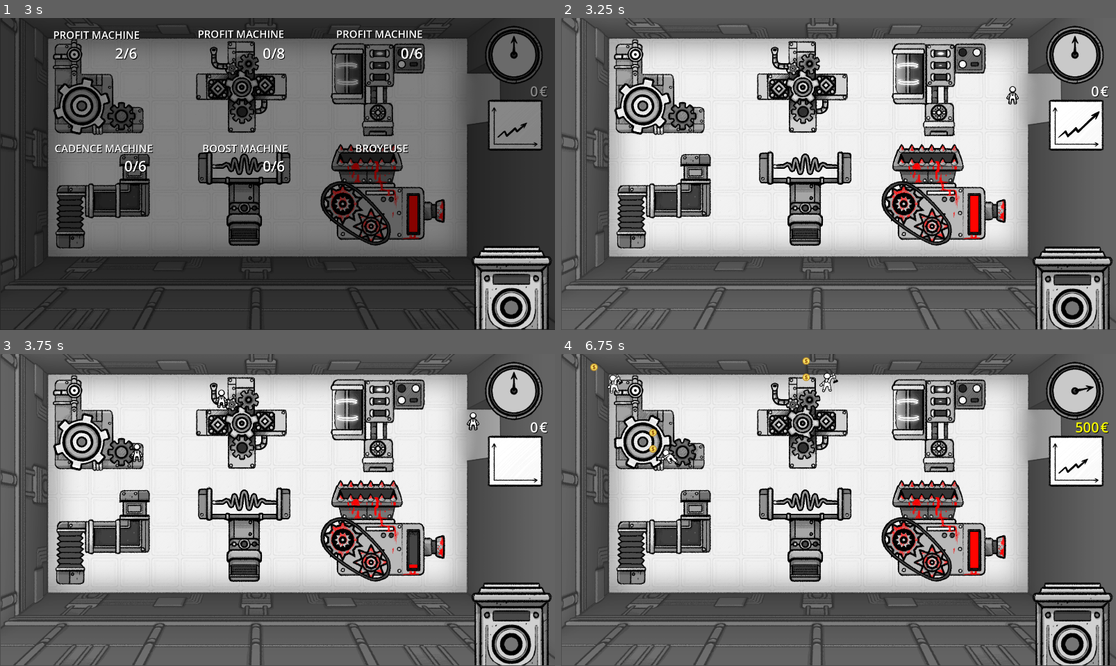
Above: before the commit, frames 1-4 (two rows, left to right).
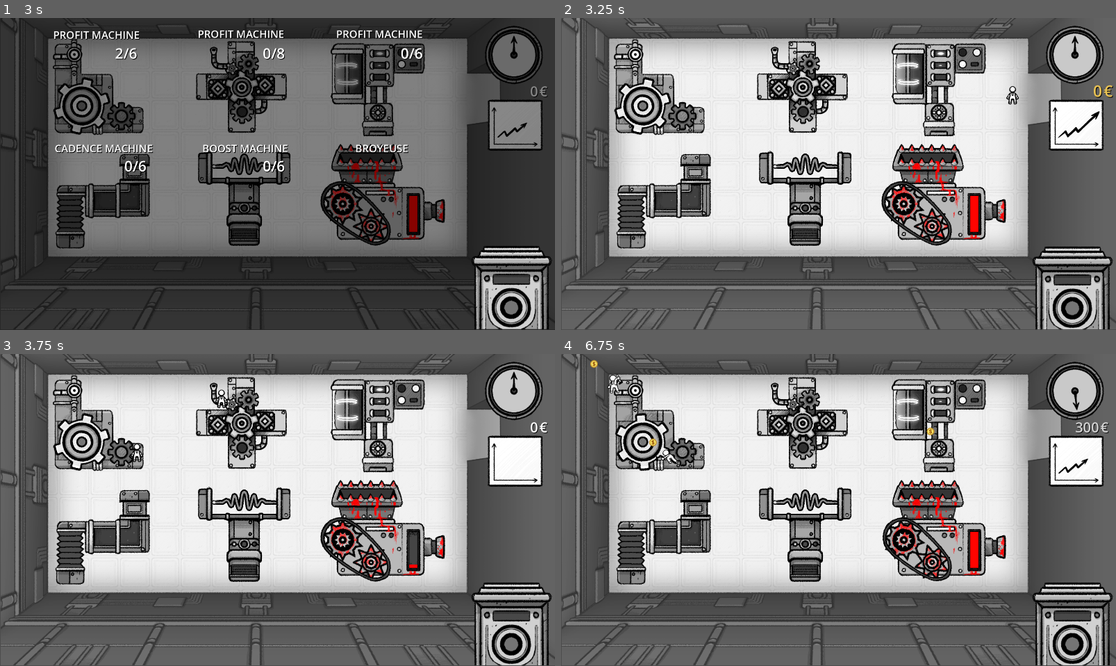
Above: after the commit, the same moments.

Repository: Aeropulu/LaHordeJam
Game: Godot game, scene res://scenes/usine.tscn
Two runs of this game, one before a commit and one after it. Both use one fixed random seed, a clock stepped at 60 frames per second and the inputs below. Sound files missing from this copy of the repository are replaced by a short silence.
Inputs (mouse positions are in pixels of both pictures, inside the frame that each line leads up to):
- Up to frame 1 (3 s): click "START" at 0.5 s; click "GO TO FACTORY" at 1.25 s; tap Enter (ui_accept) at 2 s; drag from (510, 286) to (99, 89) at 2.02 s; drag from (99, 89) to (510, 286) at 2.77 s
- Up to frame 2 (3.25 s): no input
- Up to frame 3 (3.75 s): move the mouse to (244, 425) at 3.52 s; press the mouse at (244, 425) at 3.53 s; hold Left (ui_left) from 3.53 s (still down)
- Up to frame 4 (6.75 s): release Left (ui_left) at 4.25 s; release the mouse at (805, 425) at 4.25 s; drag from (938, 428) to (805, 425) at 4.27 s; drag from (943, 531) to (938, 428) at 5.02 s; drag from (666, 538) to (938, 428) at 5.77 s; move the mouse to (805, 534) at 6.52 s; press the mouse at (805, 534) at 6.53 s; hold Right (ui_right) from 6.53 s (still down)

Frame 1 is identical in both runs. In frame 2, 0.1% of the frame differs, in the area x 95-100%, y 21-26%; in frame 3, less than 0.1%; in frame 4, 2.7%, in the area x 5-99%, y 0-74%.

Commit message:
broyeuse working

Diff:
--- a/scenes/test_map.tscn
+++ b/scenes/test_map.tscn
@@ -9,6 +9,7 @@
 [ext_resource type="Texture2D" uid="uid://cllt6xquowf7k" path="res://assets/sprites/machines/machineB/machineB_00004.png" id="6_rhb8y"]
 [ext_resource type="Texture2D" uid="uid://fbd5ly4hjdhj" path="res://assets/sprites/machines/machineB/machineB_00005.png" id="7_6lqyp"]
 [ext_resource type="PackedScene" uid="uid://c7sw7grkvasu" path="res://scenes/UI/machine_ui.tscn" id="9_jrqsd"]
+[ext_resource type="PackedScene" uid="uid://dbgpfu6o02f3s" path="res://scenes/broyeuse.tscn" id="10_3gemg"]
 
 [sub_resource type="NavigationPolygon" id="NavigationPolygon_yihpj"]
 vertices = PackedVector2Array(597, 94, 1039, 98, 1065, 605, 615, 594, 598, 369, 597, 313, 518, 367, 517, 589, 85, 593, 107, 75, 517, 314, 517, 98)
@@ -65,7 +66,7 @@
 navigation_polygon = SubResource("NavigationPolygon_yihpj")
 
 [node name="Machine" type="Node2D" parent="."]
-position = Vector2(744, 380)
+position = Vector2(232, 205)
 script = ExtResource("2_8tml0")
 work_effect = ExtResource("2_l2prc")
 
@@ -99,49 +100,19 @@
 position = Vector2(0.5, 6)
 shape = SubResource("RectangleShape2D_0nvue")
 
-[node name="Machine2" type="Node2D" parent="."]
-position = Vector2(250, 204)
-script = ExtResource("2_8tml0")
-work_effect = ExtResource("2_l2prc")
-_slot_count = 3
-
-[node name="AnimatedSprite2D" type="AnimatedSprite2D" parent="Machine2"]
-sprite_frames = SubResource("SpriteFrames_bgj8i")
-autoplay = "default"
-
-[node name="Slots" type="Node2D" parent="Machine2"]
-
-[node name="1" type="Node2D" parent="Machine2/Slots"]
-position = Vector2(102, 21)
-
-[node name="2" type="Node2D" parent="Machine2/Slots"]
-position = Vector2(-13, -92)
-
-[node name="3" type="Node2D" parent="Machine2/Slots"]
-position = Vector2(-189, 1)
-
-[node name="4" type="Node2D" parent="Machine2/Slots"]
-position = Vector2(0, 212)
-
-[node name="5" type="Node2D" parent="Machine2/Slots"]
-position = Vector2(-86, 207)
-
-[node name="6" type="Node2D" parent="Machine2/Slots"]
-position = Vector2(-194, -97)
-
-[node name="Area2D" type="Area2D" parent="Machine2"]
-
-[node name="CollisionShape2D" type="CollisionShape2D" parent="Machine2/Area2D"]
-position = Vector2(0.5, 6)
-shape = SubResource("RectangleShape2D_0nvue")
-
 [node name="Button" type="Button" parent="."]
 offset_right = 8.0
 offset_bottom = 8.0
 text = "GO"
 script = SubResource("GDScript_1uui3")
 
-[node name="Machine UI" parent="." instance=ExtResource("9_jrqsd")]
+[node name="Machine UI" parent="." node_paths=PackedStringArray("machine") instance=ExtResource("9_jrqsd")]
+machine = NodePath("../Machine")
+
+[node name="Machine3" parent="." instance=ExtResource("10_3gemg")]
+position = Vector2(736, 228)
+machine_type = 2
+_base_cycle_duration = 0.2
+_slot_count = 0
 
 [connection signal="input_event" from="Machine/Area2D" to="Machine" method="_on_area_2d_input_event"]
-[connection signal="input_event" from="Machine2/Area2D" to="Machine2" method="_on_area_2d_input_event"]
--- a/scripts/FactoryManager.gd
+++ b/scripts/FactoryManager.gd
@@ -111,14 +111,14 @@
 func _check_all_work_stopped():
 	var all_stopped := true
 	for machine in machines:
-		if machine._is_working:
+		if machine._is_working and not machine.is_broyeuse():
 			all_stopped = false
 	if all_stopped:
 		send_workers_home()
 
 func send_workers_home():
 	if workers.size() == 0:
-		_check_defeat()
+		_check_workers_left()
 		return
 	for worker in workers:
 		worker.gone_home.connect(_check_workers_left, CONNECT_ONE_SHOT)
@@ -152,4 +152,6 @@
 	pass
 
 func _on_button_pressed():
+	current_profit = 0
+	_current_speed_factor = 1.0
 	spawn_workers(0.5)
--- a/scripts/machine.gd
+++ b/scripts/machine.gd
@@ -57,12 +57,15 @@
 		_time_per_worker = _cycle_duration / _workers.size()
 
 # Called every frame. 'delta' is the elapsed time since the previous frame.
-func _process(delta):
+func _physics_process(delta):
 	if _is_working:
-		_process_cycle(delta)
+		if machine_type == Machinetype.BROYEUSE:
+			_process_broyeuse(delta)
+		else:
+			_process_cycle(delta)
 
 func start_work():
-	if _workers.size() == 0:
+	if _workers.size() == 0 and machine_type != Machinetype.BROYEUSE:
 		return
 	_is_working = true
 	for worker in _workers:
@@ -72,7 +75,8 @@
 func stop_work():
 	_is_working = false
 	for worker in _workers:
-		worker.stop_work()
+		if worker != null:
+			worker.stop_work()
 	work_stopped.emit()
 	_workers.clear()
 	$AnimatedSprite2D.speed_scale = 0
@@ -81,6 +85,7 @@
 	if _workers.size() <= 0 or _remaining_workers() <= 0:
 		return
 	_time_to_next_worker -= delta
+	# print(_time_per_worker)
 	if _time_to_next_worker <= 0:
 		_time_to_next_worker += _time_per_worker
 		_workers[_current_worker].work()
@@ -91,6 +96,13 @@
 			if (FactoryManager._remaining_day_time < _cycle_duration):
 				# No time to work more today lads
 				stop_work()
+
+func _process_broyeuse(delta):
+	_time_to_next_worker -= delta
+	if _time_to_next_worker <= 0.0:
+		_time_to_next_worker = 0.0
+		stop_work()
+		FactoryManager._check_workers_left()
 
 func _remaining_workers() -> int:
 	return _workers.size() - _current_worker
@@ -104,14 +116,22 @@
 		Machinetype.BROYEUSE:
 			on_crush_worker.emit()
 
-func _add_worker(worker) -> bool:
-	var slots_count = $Slots.get_child_count()
+func _add_worker(worker) -> void:
 	_workers.append(worker)
 	_time_per_worker = _cycle_duration / _workers.size()
-	return true
 
 
+func _remove_worker(worker) -> void:
+	_workers.erase(worker)
+	if _workers.size() <= 0:
+		call_deferred("stop_work")
+	else:
+		_time_per_worker = _cycle_duration / _workers.size()
+	pass
+
 func _on_area_2d_input_event(_viewport, event, _shape_idx):
+	if not FactoryManager._can_start_day:
+		return
 	if event is InputEventMouseButton and event.pressed:
 		if event.button_mask & 2 == 2:
 			remove_slot()
@@ -144,3 +164,6 @@
 		slot_change_error.emit()
 		return
 	set_slot_count(_slot_count - 1)
+
+func is_broyeuse() -> bool:
+	return machine_type == Machinetype.BROYEUSE
--- a/scripts/michel.gd
+++ b/scripts/michel.gd
@@ -16,6 +16,8 @@
 
 var is_dragging:bool = false
 var mouse_cursor_grab = preload("res://assets/sprites/cursor/cursor_grab.png")
+var mouse_cursor_point = preload("res://assets/sprites/cursor/cursor_point.png")
+var _is_crushed := false
 
 signal in_place
 signal gone_home
@@ -35,6 +37,8 @@
 	if is_dragging:
 		global_position = get_global_mouse_position()
 		Input.set_custom_mouse_cursor(mouse_cursor_grab)
+		$Sprite2D.visible = false
+		$AnimatedSprite2D.visible = false
 	else:
 		if working:
 			$Sprite2D.visible = false
@@ -77,6 +81,8 @@
 
 func go_to_slot(time: float):
 	await get_tree().physics_frame
+	if not target_slot is Node2D:
+		return
 	var tween = get_tree().create_tween()
 	var michel: Michel = self
 	tween.tween_property(michel, "global_position", target_slot.global_position, time)
@@ -85,6 +91,8 @@
 	in_place.emit()
 
 func go_home(time: float):
+	if _is_crushed:
+		return
 	var tween = get_tree().create_tween()
 	var michel: Michel = self
 	tween.tween_property(michel, "global_position", door_pos, time)
@@ -101,14 +109,31 @@
 
 func begin_drag():
 	is_dragging = true
-	$Sprite2D.visible = false
 	$drag.visible = true
 
 func end_drag():
+	Input.set_custom_mouse_cursor(mouse_cursor_point)
 	is_dragging = false
-	$Sprite2D.visible = true
 	$drag.visible = false
+	_check_broyeuse()
+	if target_slot is Node2D:
+		go_to_slot(0.3)
 
+func _check_broyeuse():
+	var michel_area: Area2D = $Area2D
+	for area in michel_area.get_overlapping_areas():
+		var machine = area.get_parent()
+		if machine is Machine and machine.is_broyeuse():
+			has_gone_home = true
+			_is_crushed = true
+			target_slot = null
+			_machine._remove_worker(self)
+			_machine = machine
+			machine._add_worker(self)
+			machine.start_work()
+			machine.on_crush_worker.emit()
+			FactoryManager.workers.erase(self)
+			queue_free()
 
 func _on_area_2d_input_event(viewport, event, shape_idx):
 	if event is InputEventMouseButton:
Not shown: 1 places in scenes/broyeuse.tscn that only renumber resources
Not shown: 1 places in scenes/test_map.tscn that only renumber resources
